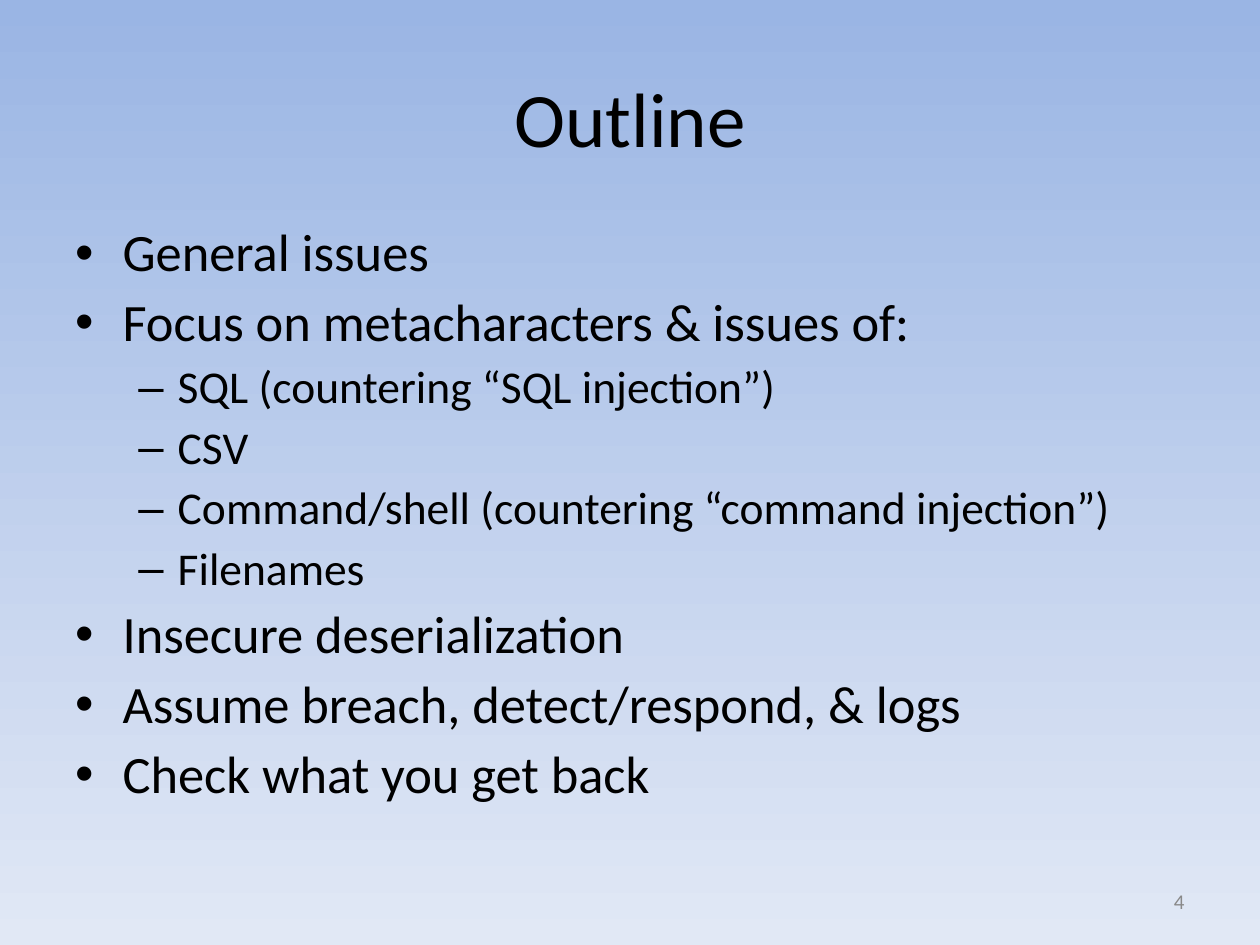
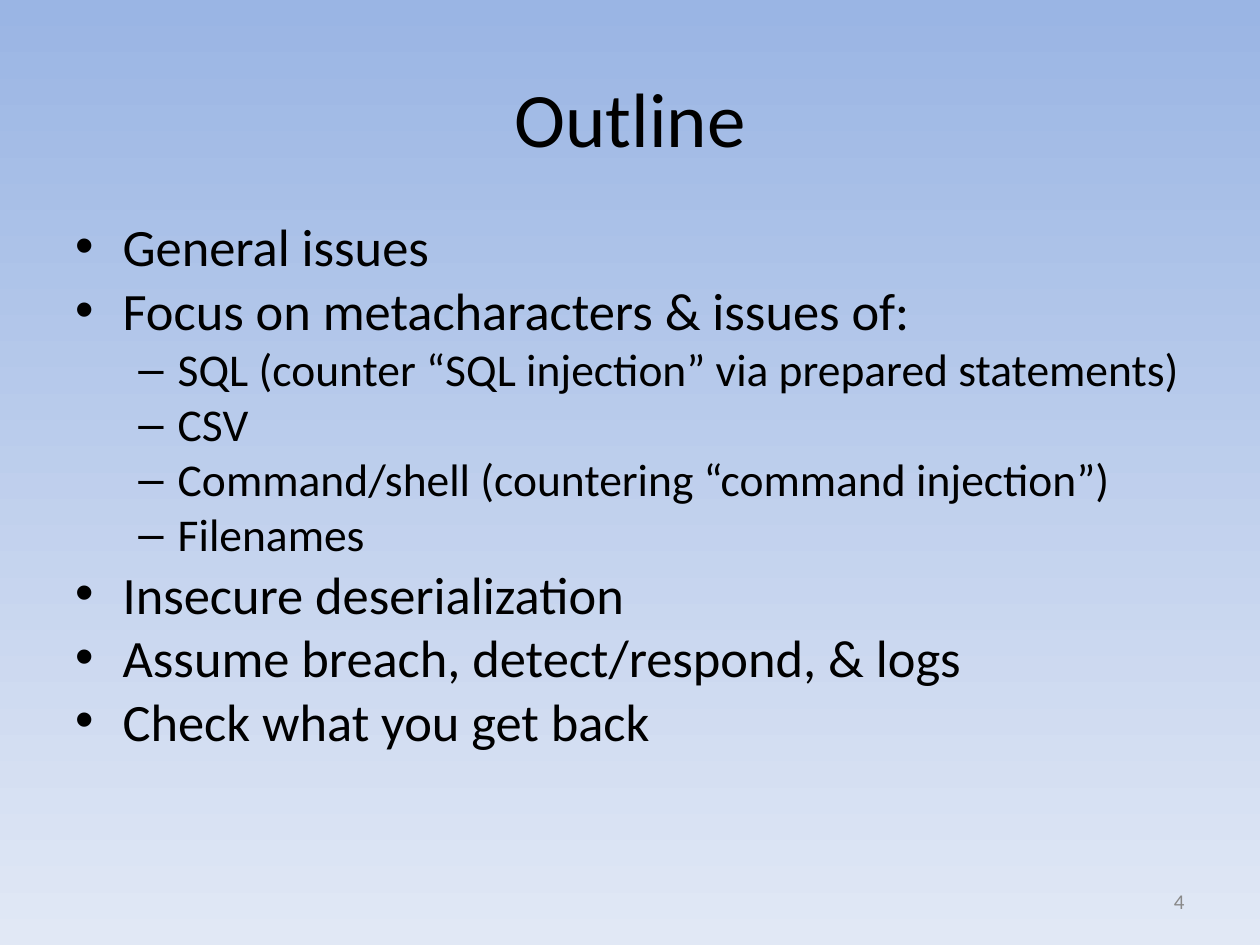
Before and after one commit to david-a-wheeler/david-a-wheeler.github.io, a slide deck: slide 4 of secure-class/presentations/Secure-Software-5-Call-Out.ppt. Drawn at 1260x945 pixels with LibreOffice and Linux fonts; fonts in the diff are those of the drawing. Boxes give left, top, right and bottom in pixels: in the first picture for what was removed or moved away, otherwise in the second. Text is boxed around its words. In the diff, an @@ line names an element or a change of style, - is before the commit and + after.

Commit message:
Update deck 5 to discuss "parameterized statements"
Prepared statements are one way to get parameterized
statements, but in some ecosystems there's more than
one way. Extend this discussion.

```diff
--- a/secure-class/presentations/Secure-Software-5-Call-Out.ppt
+++ b/secure-class/presentations/Secure-Software-5-Call-Out.ppt
@@ text at (123,229,1109,750): line spacing 0.9 to 0.8 @@
@@ text at (178,353,1178,394): text changed @@
-  – SQL (countering “SQL injection”)
+  – SQL (counter “SQL injection” via prepared statements)
```
Also in this commit, not shown: 6 other slides changed, 6 slides added.
